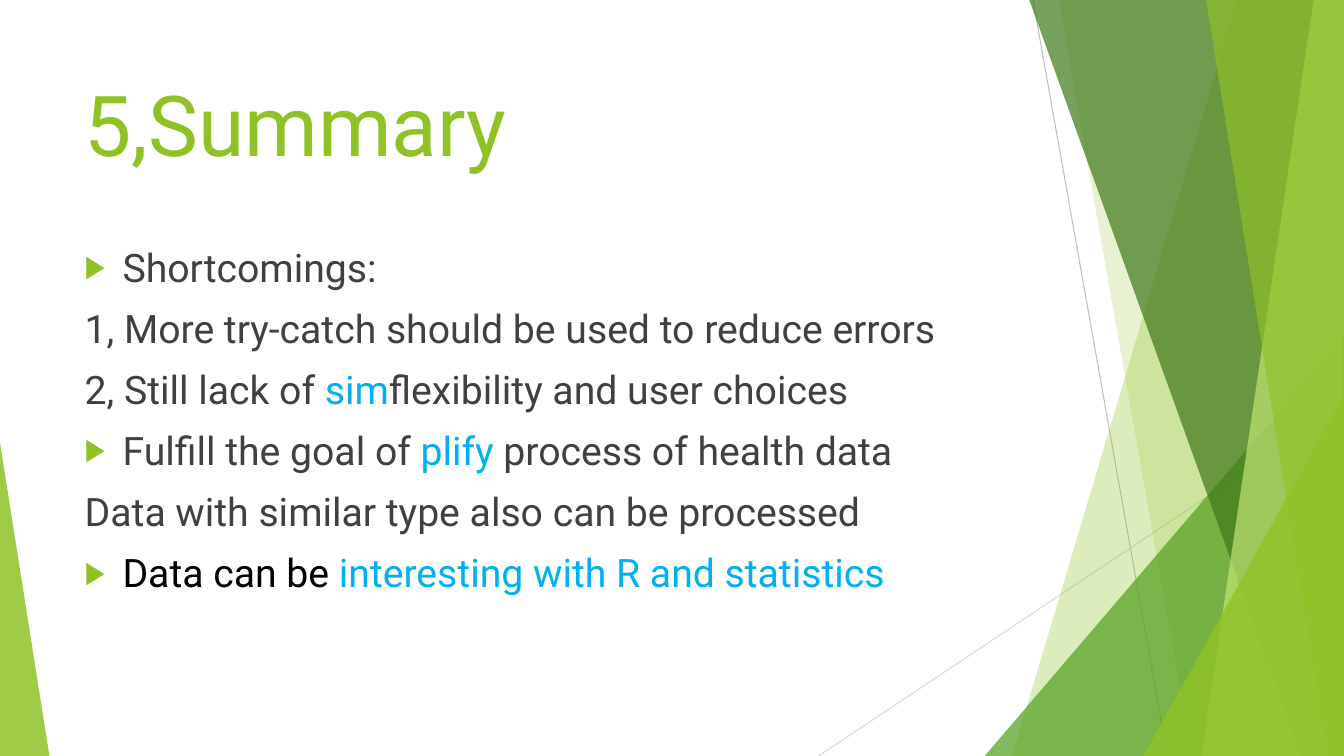
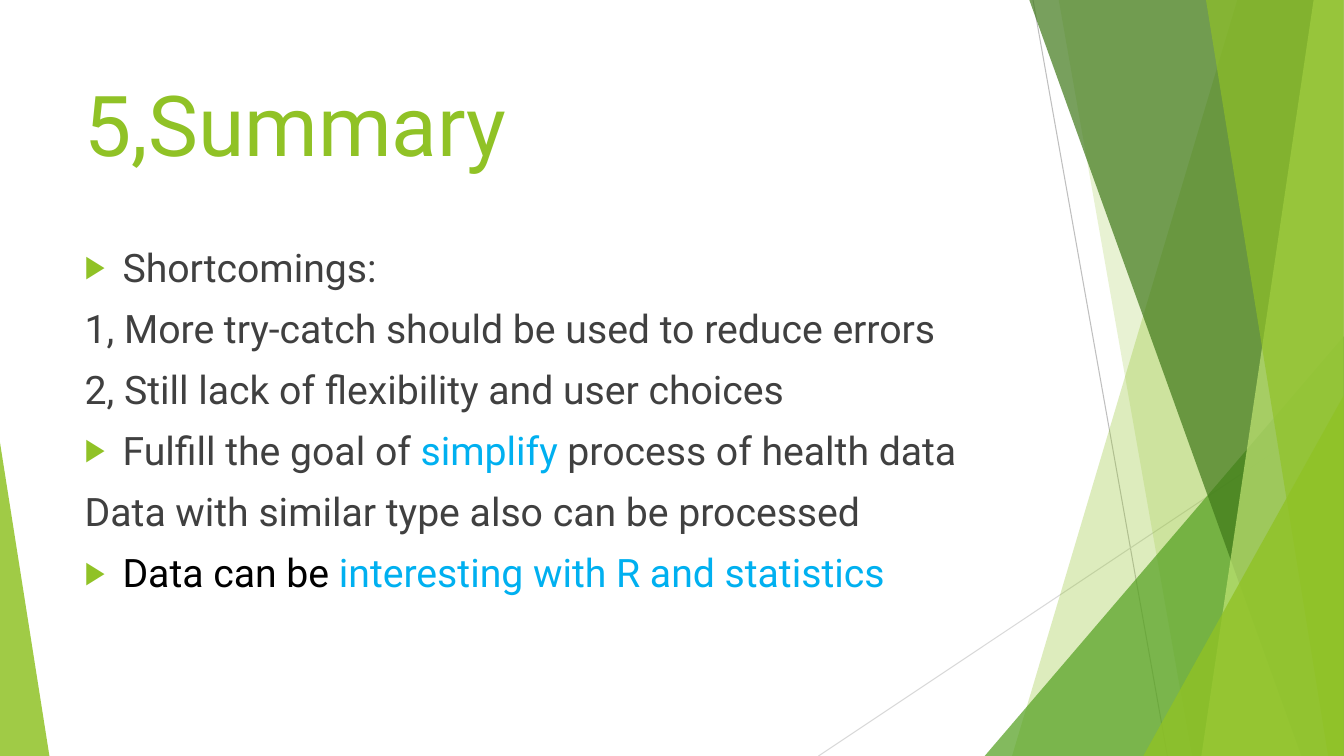
Before and after one commit to Universcle/Health-Data-with-Time, a slide deck: slide 13 of Health-Data-with-Time/Process Health Data with Time.pptx. Drawn at 1344x756 pixels with LibreOffice and Linux fonts; fonts in the diff are those of the drawing. Boxes give left, top, right and bottom in pixels: in the first picture for what was removed or moved away, otherwise in the second. Text is boxed around its words. In the diff, an @@ line names an element or a change of style, - is before the commit and + after.

Commit message:
update ppt

```diff
--- a/Health-Data-with-Time/Process Health Data with Time.pptx
+++ b/Health-Data-with-Time/Process Health Data with Time.pptx
@@ text at (x1=85, y1=374, x2=956, y2=474): text changed @@
-2, Still lack of simflexibility and user choices
-▶ Fulfill the goal of plify process of health data
+2, Still lack of flexibility and user choices
+▶ Fulfill the goal of simplify process of health data
```
